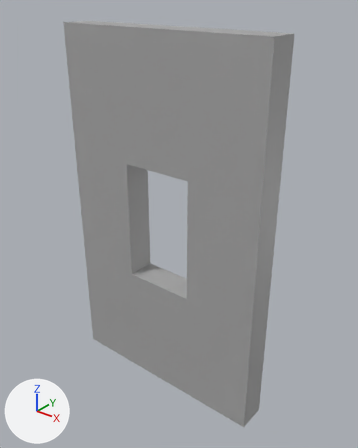
An edit to the FBX model Assets/FBX/geo_Wall_WindowSmall.fbx, drawn before and after from the same camera.
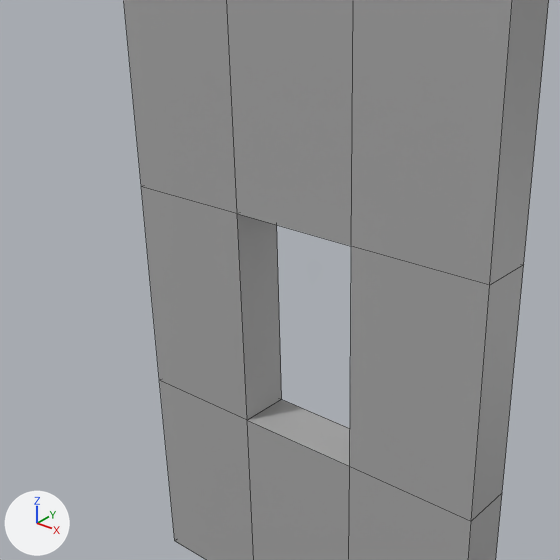
Each version appears first whole from a 50 mm lens placed at (1.93, -2.38, 2.72), pointed at (0.06, -0.04, 1.27), and next in a close-up on the part from 0% to 84% of the width and 11% to 78% of the height. Lighting does not change. The marker at lower left points along +X, +Y and +Z. The close-ups show mesh edges as thin lines. Where no turn or scale is listed for an object, it has been applied to the vertices.

Objects in the first close-up: 'geo_Wall_WindowSmall'.
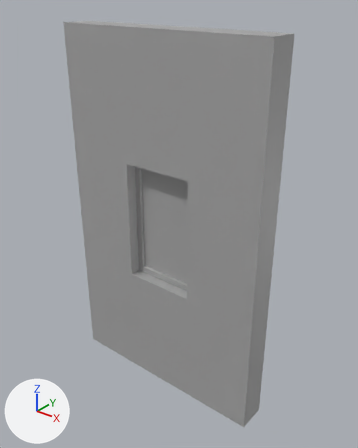
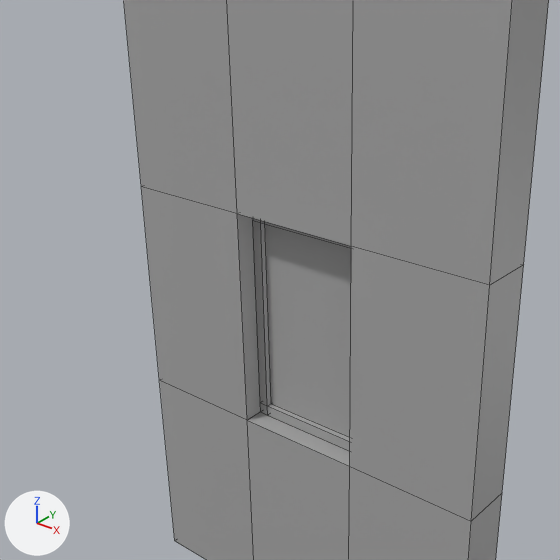
The newer file is also turned or shifted as a whole; pictures and numbers use the older file's frame.

Patch to the scene script:
```diff
--- a/Assets/FBX/geo_Wall_WindowSmall.fbx.py
+++ b/Assets/FBX/geo_Wall_WindowSmall.fbx.py
@@ me_mesh @@
 # used by ob_geo_wall_windowsmall; location = (0.0, 0.0, 0.0)
-me_mesh.from_pydata(...)  # 32 vertices, 32 faces; spans x -0.75..0.75, y -0.2..0.0, z 0.0..2.5
+me_mesh.from_pydata(...)  # 72 vertices, 70 faces; spans x -0.75..0.75, y -0.2..0.0, z 0.0..2.5
+# me_mesh part 1: a new loose piece, a box spanning x -0.21..0.214, y -0.105..-0.085, z 0.877..1.623, in mat_standardsurface1 (grey #aaaaaa)
+# me_mesh part 2: a new loose piece of 32 vertices spanning x -0.25..0.25, y -0.13..-0.06, z 0.84..1.66, in mat_standardsurface1 (grey #aaaaaa)
 me_mesh.materials.append(mat_standardsurface1)
```

Pixel boxes [x1, y1, x2, y2] of what changed, in the close-ups (560 x 560 px):
part 1 of me_mesh, added
    after: [265, 224, 351, 437]
part 2 of me_mesh, added
    after: [253, 218, 351, 451]
